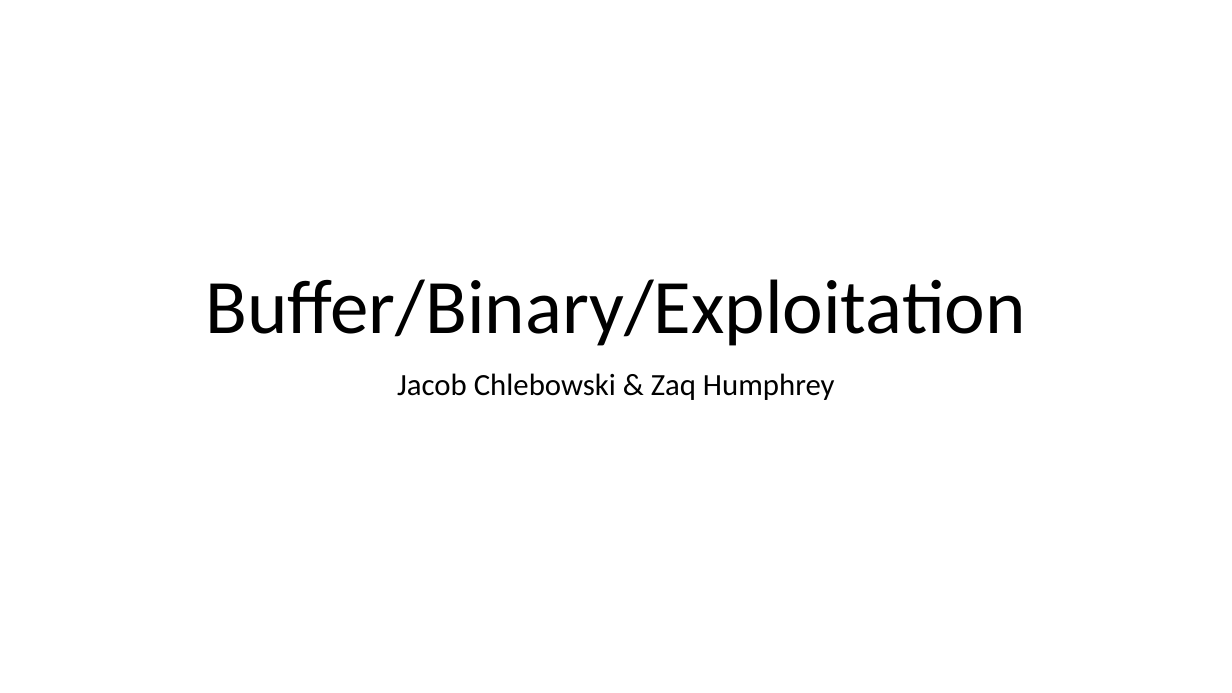
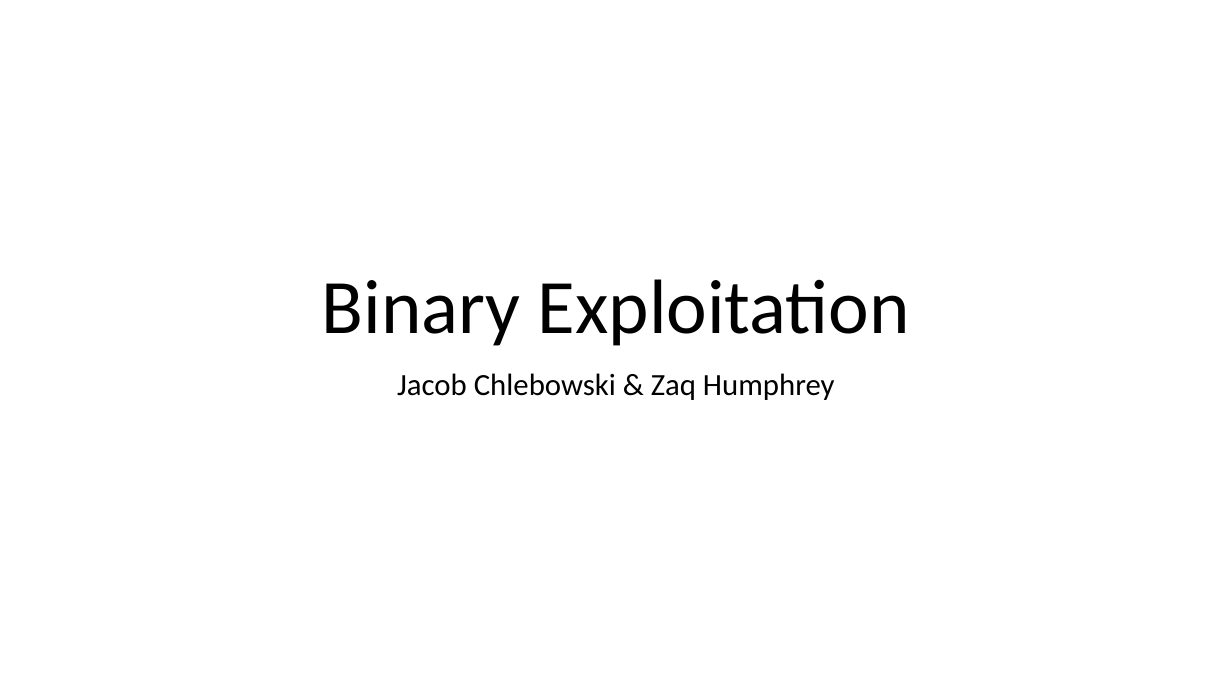
Before and after one commit to jacobchlebowski/cyber-outreach, a slide deck: slide 1 of wicys_binary_exploitation_presentation/buffer-overflow-presentation.pptx. Drawn at 1232x693 pixels with LibreOffice and Linux fonts; fonts in the diff are those of the drawing. Boxes give left, top, right and bottom in pixels: in the first picture for what was removed or moved away, otherwise in the second. Text is boxed around its words. In the diff, an @@ line names an element or a change of style, - is before the commit and + after.

```diff
--- a/wicys_binary_exploitation_presentation/buffer-overflow-presentation.pptx
+++ b/wicys_binary_exploitation_presentation/buffer-overflow-presentation.pptx
@@ title at box(322, 279, 910, 346): text changed @@
-Buffer/Binary/Exploitation
+Binary Exploitation
```
Also in this commit, not shown: 6 slides added, 2 slides removed, 5 other files.
